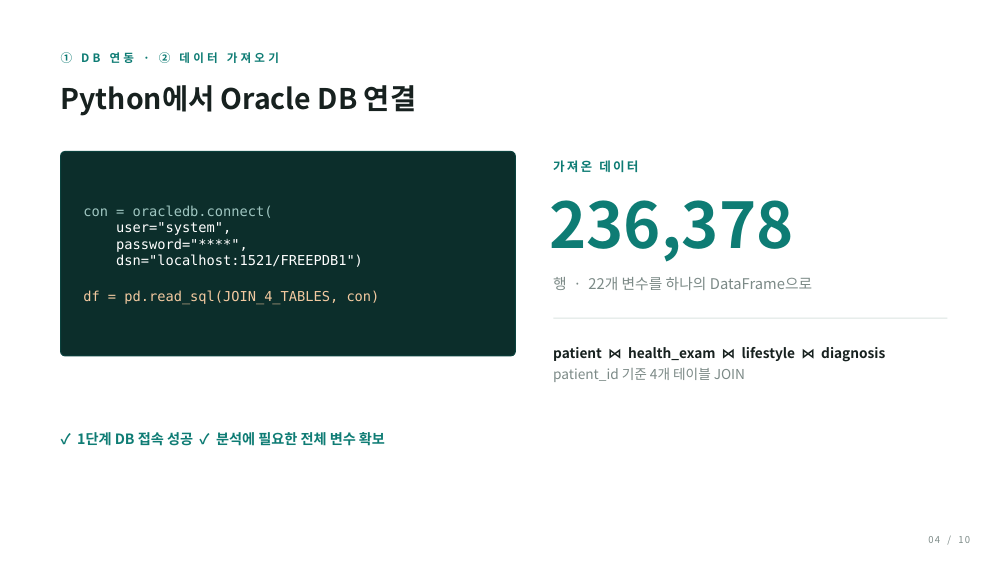
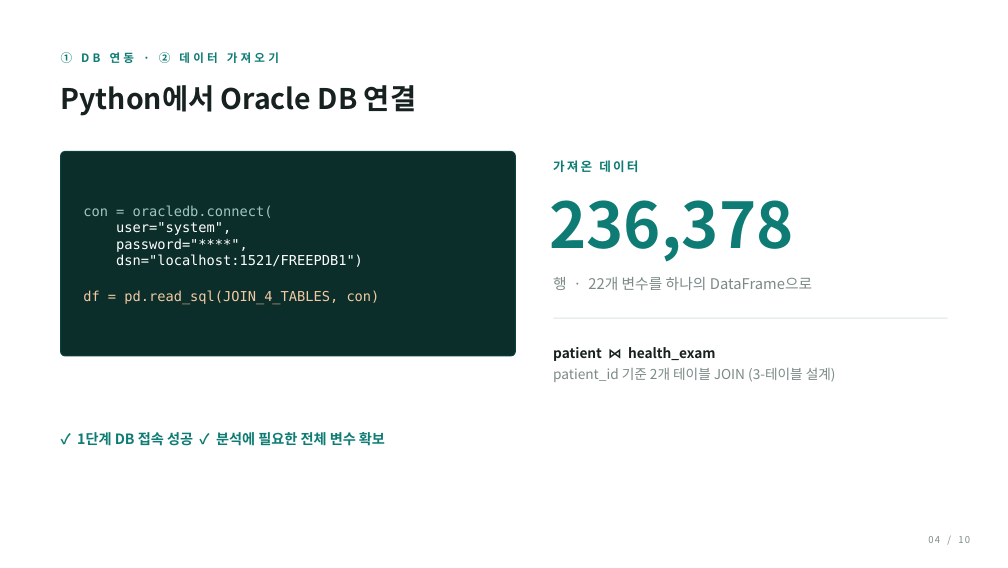
Before and after one commit to minthukyaw488-commits/diabetes, a slide deck: slide 4 of diabetes_project_stage2.pptx. Drawn at 1008x568 pixels with LibreOffice and Linux fonts; fonts in the diff are those of the drawing. Boxes give left, top, right and bottom in pixels: in the first picture for what was removed or moved away, otherwise in the second. Text is boxed around its words. In the diff, an @@ line names an element or a change of style, - is before the commit and + after.

```diff
--- a/diabetes_project_stage2.pptx
+++ b/diabetes_project_stage2.pptx
@@ text at (x1=553, y1=347, x2=836, y2=382): text changed; text colour #17211F to #7C8A87; bold off @@
-patient ⋈ health_exam ⋈ lifestyle ⋈ diagnosis
-patient_id 기준 4개 테이블 JOIN
+patient ⋈ health_exam
+patient_id 기준 2개 테이블 JOIN (3-테이블 설계)
```
Also in this commit, not shown: 2 other slides changed, 2 other files.
